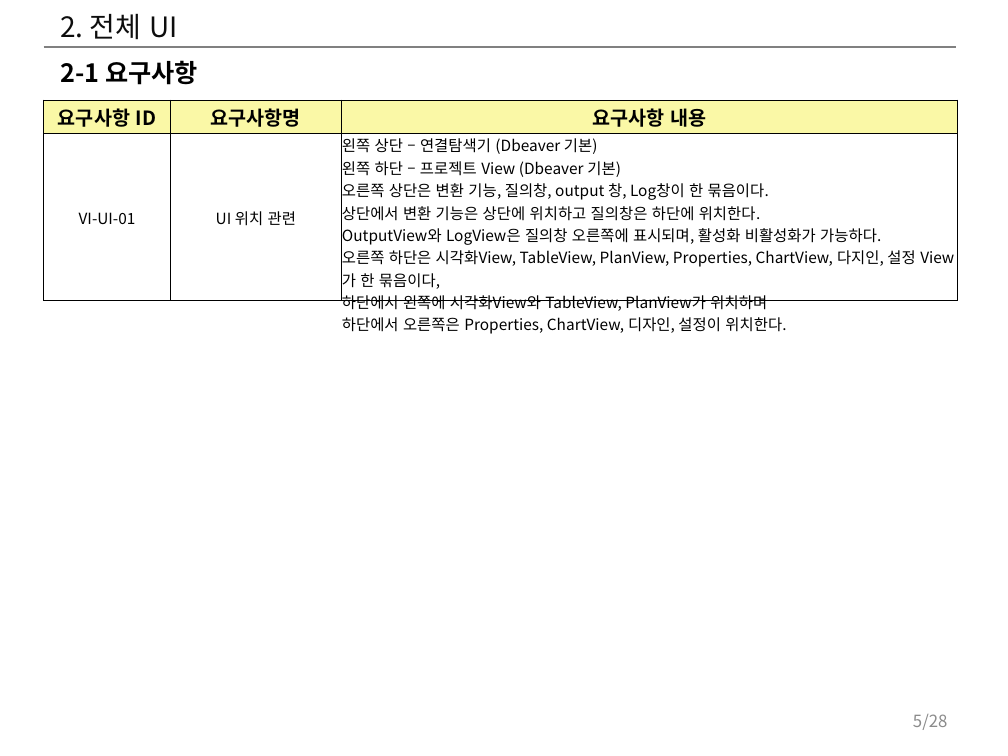
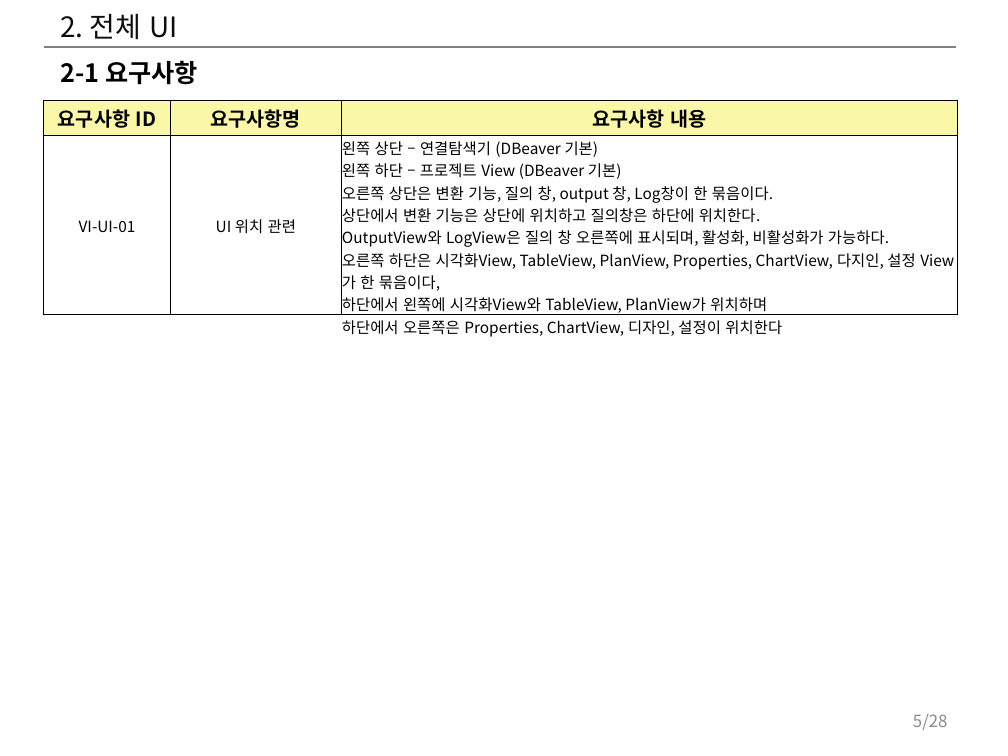
Before and after one commit to postech-dblab-iitp/visual-tool, a slide deck: slide 5 of ViT_docs/시각화도구_UI_UX_기획서.pptx. Drawn at 1008x756 pixels with LibreOffice and Linux fonts; fonts in the diff are those of the drawing. Boxes give left, top, right and bottom in pixels: in the first picture for what was removed or moved away, otherwise in the second. Text is boxed around its words. In the diff, an @@ line names an element or a change of style, - is before the commit and + after.

Commit message:
GDBMS를 위한 시각화 도구 설계 리뷰 후 수정 사항 적용. (Teams를통해 리뷰 진행)

```diff
--- a/ViT_docs/시각화도구_UI_UX_기획서.pptx
+++ b/ViT_docs/시각화도구_UI_UX_기획서.pptx
@@ table at <box>43,100,958,341</box> @@
-row 2, column 3: 왼쪽 상단 – 연결탐색기 (Dbeaver 기본) / 왼쪽 하단 – 프로젝트 View (Dbeaver 기본) / 오른쪽 상단은 변환 기능, 질의창, output 창, Log창이 한 묶음이다. / 상단에서 변환 기능은 상단에 위치하고 질의창은 하단에 위치한다. / OutputView와 LogView은 질의창 오른쪽에 표시되며, 활성화 비활성화가 가능하다. / 오른쪽 하단은 시각화View, TableView, PlanView, Properties, ChartView, 다지인, 설정 View가 한 묶음이다, / 하단에서 왼쪽에 시각화View와 TableView, PlanView가 위치하며 / 하단에서 오른쪽은 Properties, ChartView, 디자인, 설정이 위치한다.
+row 2, column 3: 왼쪽 상단 – 연결탐색기 (DBeaver 기본) / 왼쪽 하단 – 프로젝트 View (DBeaver 기본) / 오른쪽 상단은 변환 기능, 질의 창, output 창, Log창이 한 묶음이다. / 상단에서 변환 기능은 상단에 위치하고 질의창은 하단에 위치한다. / OutputView와 LogView은 질의 창 오른쪽에 표시되며, 활성화, 비활성화가 가능하다. / 오른쪽 하단은 시각화View, TableView, PlanView, Properties, ChartView, 다지인, 설정 View가 한 묶음이다, / 하단에서 왼쪽에 시각화View와 TableView, PlanView가 위치하며 / 하단에서 오른쪽은 Properties, ChartView, 디자인, 설정이 위치한다
```
Also in this commit, not shown: 7 other slides changed, 3 other files.
